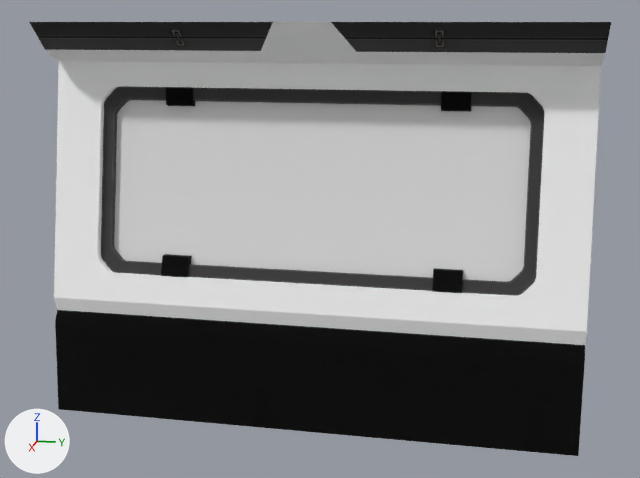
One commit to the glTF model games/unrecalled/art/models/town-window-astra.glb: the scene before it, then after it.
The view is the same before and after, from a 50 mm lens placed at (4.02, 1.33, 3.01), pointed at (-2.25, 0.08, 1.44). Lighting does not change. The marker at lower left points along +X, +Y and +Z. The older version comes first. Where no turn or scale is listed for an object, it has been applied to the vertices.

The first picture shows 'WallAstra_Straight_Window'.
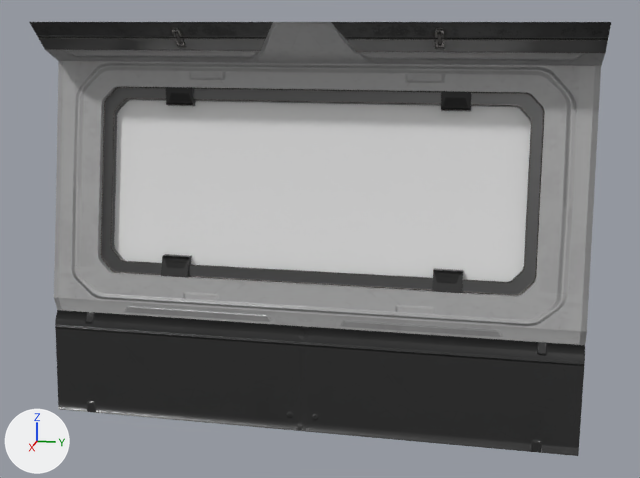
Edits to the scene script, one JSON object a line:
```json
{"op": "add", "block": "img_t_trim_02_normal", "code": ["img_t_trim_02_normal = load_image('T_Trim_02_Normal', '_unpacked/T_Trim_02_Normal', 1024, 1024, 'Non-Color')"]}
{"op": "add", "block": "img_t_trim_02_orm", "code": ["img_t_trim_02_orm = load_image('T_Trim_02_ORM', '_unpacked/T_Trim_02_ORM', 1024, 1024, 'Non-Color')"]}
{"op": "add", "block": "img_t_trim_03_orm", "code": ["img_t_trim_03_orm = load_image('T_Trim_03_ORM', '_unpacked/T_Trim_03_ORM', 1024, 1024, 'Non-Color')"]}
{"op": "add", "block": "img_t_trim_03_normal", "code": ["img_t_trim_03_normal = load_image('T_Trim_03_Normal', '_unpacked/T_Trim_03_Normal', 1024, 1024, 'Non-Color')"]}
{"op": "add", "block": "img_t_trim_03_basecolor", "code": ["img_t_trim_03_basecolor = load_image('T_Trim_03_BaseColor', '_unpacked/T_Trim_03_BaseColor', 1024, 1024, 'sRGB')"]}
{"block": "mat_mi_trim_03", "change": "nodes: BsdfPrincipled, OutputMaterial"}
{"block": "mat_mi_trim_03", "change": "colours: white #ffffff"}
{"block": "mat_mi_trim_03", "change": "nodes: BsdfPrincipled, NormalMap, OutputMaterial, SeparateColor, TexImage x3"}
{"block": "mat_mi_trim_03", "change": "uses the picture img_t_trim_03_basecolor"}
{"block": "mat_mi_trim_03", "change": "uses the picture img_t_trim_03_normal"}
{"block": "mat_mi_trim_03", "change": "uses the picture img_t_trim_03_orm"}
{"block": "mat_mi_trim_03_dark", "change": "nodes: BsdfPrincipled, OutputMaterial, TexImage"}
{"block": "mat_mi_trim_03_dark", "change": "nodes: BsdfPrincipled, NormalMap, OutputMaterial, SeparateColor, TexImage x3"}
{"block": "mat_mi_trim_03_dark", "change": "uses the picture img_t_trim_03_normal"}
{"block": "mat_mi_trim_03_dark", "change": "uses the picture img_t_trim_03_orm"}
{"block": "mat_mi_trim_02", "change": "nodes: BsdfPrincipled, OutputMaterial, TexImage"}
{"block": "mat_mi_trim_02", "change": "nodes: BsdfPrincipled, NormalMap, OutputMaterial, SeparateColor, TexImage x3"}
{"block": "mat_mi_trim_02", "change": "uses the picture img_t_trim_02_normal"}
{"block": "mat_mi_trim_02", "change": "uses the picture img_t_trim_02_orm"}
```

What differs and where, as boxes (x1, y1, x2, y2) in the pictures (640 x 478 px):
```json
{"object": "WallAstra_Straight_Window", "change": "surface changed", "before": [44, 22, 606, 456], "after": [44, 22, 606, 456]}
```
